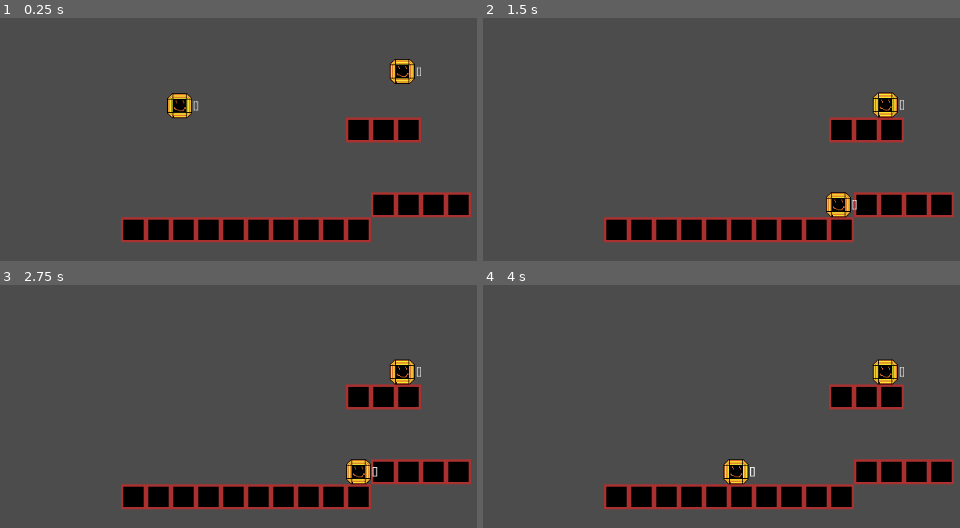
Above: before the commit, frames 1-4 (two rows, left to right).
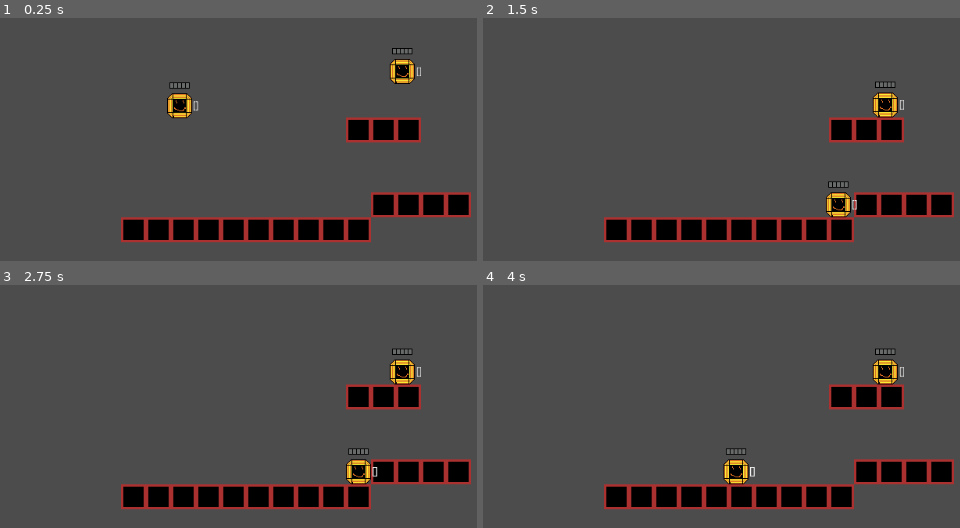
Above: after the commit, the same moments.

Repository: Noahnoah55/Heartjam-2018
Game: Godot game, scene res://Scenes/Levels/TestLevel.tscn
The game is run twice, just before and just after one commit, with the same random seed, the same clock (stepped at 60 frames per second) and the same inputs.
Inputs:
- Up to frame 1 (0.25 s): no input
- Up to frame 2 (1.5 s): hold Right (ui_right) 0.53-1.28 s; hold Down (ui_down) from 1.28 s (still down)
- Up to frame 3 (2.75 s): tap Enter at 2 s; release Down (ui_down) at 2.03 s; hold Right (ui_right) from 2.03 s (still down)
- Up to frame 4 (4 s): tap Space at 2.75 s; release Right (ui_right) at 2.78 s; hold Up (ui_up) 2.78-3.53 s; tap Enter at 3.5 s; hold Left (ui_left) from 3.53 s (still down)

The runs differ from the first frame. In frame 1, 0.2% of the frame differs, in the area x 35-87%, y 12-30%; in frame 2, 0.2%; in frame 3, 0.2%, in the area x 72-87%, y 25-70%; in frame 4, 0.2%.
Error after the commit: Parse Error: The identifier "level" isn't declared in the current scope. (res://Scenes/GameParts/ThirstBar.gd:11)

Commit message:
Base work on thirst meter

Diff:
--- a/Scenes/GameParts/Player.gd
+++ b/Scenes/GameParts/Player.gd
@@ -49,7 +49,7 @@
 	new_bullet.add_to_group(playernumber)
 	level.add_child(new_bullet)
 
-func die():
+func hit():
 	dead = true
 	$tempchar.play('DEAD')
 
@@ -79,7 +79,7 @@
 			$Label.text = 'Registered'
 			if d[i].is_in_group(playernumber) == false:
 				$Label.text = 'Hit'
-				die()
+				hit()
 	if not dead:
 		if Input.is_action_just_pressed(jumpbutton):
 			if jumpsleft > 0:
--- a/Scenes/GameParts/Player.tscn
+++ b/Scenes/GameParts/Player.tscn
@@ -1,8 +1,13 @@
-[gd_scene load_steps=7 format=2]
+[gd_scene load_steps=12 format=2]
 
 [ext_resource path="res://Scenes/GameParts/Player.gd" type="Script" id=1]
 [ext_resource path="res://Scenes/GameParts/Bullet.tscn" type="PackedScene" id=2]
 [ext_resource path="res://Assets/Sprites/PlayerSprites.tres" type="SpriteFrames" id=3]
+[ext_resource path="res://Scenes/GameParts/ThirstBar.gd" type="Script" id=4]
+[ext_resource path="res://Assets/Temp/tempunder.png" type="Texture" id=5]
+[ext_resource path="res://Assets/Temp/tempover.png" type="Texture" id=6]
+[ext_resource path="res://Assets/Temp/tempfill.png" type="Texture" id=7]
+[ext_resource path="res://Assets/Temp/templine.png" type="Texture" id=8]
 
 [sub_resource type="RectangleShape2D" id=3]
 
@@ -86,38 +91,7 @@
 lines_skipped = 0
 max_lines_visible = -1
 
-[node name="TextureProgress" type="TextureProgress" parent="." index="4"]
-
-anchor_left = 0.0
-anchor_top = 0.0
-anchor_right = 0.0
-anchor_bottom = 0.0
-margin_left = -20.0
-margin_top = -56.0
-margin_right = 20.0
-margin_bottom = -16.0
-rect_pivot_offset = Vector2( 0, 0 )
-rect_clip_content = false
-mouse_filter = 1
-mouse_default_cursor_shape = 0
-size_flags_horizontal = 1
-size_flags_vertical = 1
-min_value = 0.0
-max_value = 100.0
-step = 1.0
-page = 0.0
-value = 0.0
-exp_edit = false
-rounded = false
-texture_under = null
-texture_over = null
-texture_progress = null
-radial_fill_degrees = 360.0
-radial_center_offset = Vector2( 0, 0 )
-nine_patch_stretch = false
-_sections_unfolded = [ "Textures" ]
-
-[node name="Hitbox" type="Area2D" parent="." index="5"]
+[node name="Hitbox" type="Area2D" parent="." index="4"]
 
 input_pickable = true
 gravity_vec = Vector2( 0, 1 )
@@ -130,3 +104,210 @@
 [node name="CollisionShape2D" type="CollisionShape2D" parent="Hitbox" index="0"]
 
 shape = SubResource( 1 )
+
+[node name="ThirstBar" type="Control" parent="." index="5"]
+
+anchor_left = 0.0
+anchor_top = 0.0
+anchor_right = 0.0
+anchor_bottom = 0.0
+margin_right = 40.0
+margin_bottom = 40.0
+rect_pivot_offset = Vector2( 0, 0 )
+rect_clip_content = false
+mouse_filter = 0
+mouse_default_cursor_shape = 0
+size_flags_horizontal = 1
+size_flags_vertical = 1
+script = ExtResource( 4 )
+
+[node name="Bar1" type="TextureProgress" parent="ThirstBar" index="0"]
+
+anchor_left = 0.0
+anchor_top = 0.0
+anchor_right = 0.0
+anchor_bottom = 0.0
+margin_left = -12.0
+margin_top = -30.0
+margin_right = -8.0
+margin_bottom = -22.0
+rect_pivot_offset = Vector2( 0, 0 )
+rect_clip_content = false
+mouse_filter = 1
+mouse_default_cursor_shape = 0
+size_flags_horizontal = 1
+size_flags_vertical = 1
+min_value = 0.0
+max_value = 100.0
+step = 1.0
+page = 0.0
+value = 0.0
+exp_edit = false
+rounded = false
+texture_under = ExtResource( 5 )
+texture_over = ExtResource( 6 )
+texture_progress = ExtResource( 7 )
+radial_fill_degrees = 360.0
+radial_center_offset = Vector2( 0, 0 )
+nine_patch_stretch = false
+_sections_unfolded = [ "Textures" ]
+
+[node name="Bar2" type="TextureProgress" parent="ThirstBar" index="1"]
+
+anchor_left = 0.0
+anchor_top = 0.0
+anchor_right = 0.0
+anchor_bottom = 0.0
+margin_left = -7.0
+margin_top = -30.0
+margin_right = -3.0
+margin_bottom = -22.0
+rect_pivot_offset = Vector2( 0, 0 )
+rect_clip_content = false
+mouse_filter = 1
+mouse_default_cursor_shape = 0
+size_flags_horizontal = 1
+size_flags_vertical = 1
+min_value = 0.0
+max_value = 100.0
+step = 1.0
+page = 0.0
+value = 0.0
+exp_edit = false
+rounded = false
+texture_under = ExtResource( 5 )
+texture_over = ExtResource( 6 )
+texture_progress = ExtResource( 7 )
+radial_fill_degrees = 360.0
+radial_center_offset = Vector2( 0, 0 )
+nine_patch_stretch = false
+_sections_unfolded = [ "Textures" ]
+
+[node name="Bar3" type="TextureProgress" parent="ThirstBar" index="2"]
+
+anchor_left = 0.0
+anchor_top = 0.0
+anchor_right = 0.0
+anchor_bottom = 0.0
+margin_left = -2.0
+margin_top = -30.0
+margin_right = 2.0
+margin_bottom = -22.0
+rect_pivot_offset = Vector2( 0, 0 )
+rect_clip_content = false
+mouse_filter = 1
+mouse_default_cursor_shape = 0
+size_flags_horizontal = 1
+size_flags_vertical = 1
+min_value = 0.0
+max_value = 100.0
+step = 1.0
+page = 0.0
+value = 0.0
+exp_edit = false
+rounded = false
+texture_under = ExtResource( 5 )
+texture_over = ExtResource( 6 )
+texture_progress = ExtResource( 7 )
+radial_fill_degrees = 360.0
+radial_center_offset = Vector2( 0, 0 )
+nine_patch_stretch = false
+_sections_unfolded = [ "Textures" ]
+
+[node name="Bar4" type="TextureProgress" parent="ThirstBar" index="3"]
+
+anchor_left = 0.0
+anchor_top = 0.0
+anchor_right = 0.0
+anchor_bottom = 0.0
+margin_left = 3.0
+margin_top = -30.0
+margin_right = 7.0
+margin_bottom = -22.0
+rect_pivot_offset = Vector2( 0, 0 )
+rect_clip_content = false
+mouse_filter = 1
+mouse_default_cursor_shape = 0
+size_flags_horizontal = 1
+size_flags_vertical = 1
+min_value = 0.0
+max_value = 100.0
+step = 1.0
+page = 0.0
+value = 0.0
+exp_edit = false
+rounded = false
+texture_under = ExtResource( 5 )
+texture_over = ExtResource( 6 )
+texture_progress = ExtResource( 7 )
+radial_fill_degrees = 360.0
+radial_center_offset = Vector2( 0, 0 )
+nine_patch_stretch = false
+_sections_unfolded = [ "Textures" ]
+
+[node name="Bar5" type="TextureProgress" parent="ThirstBar" index="4"]
+
+anchor_left = 0.0
+anchor_top = 0.0
+anchor_right = 0.0
+anchor_bottom = 0.0
+margin_left = 8.0
+margin_top = -30.0
+margin_right = 12.0
+margin_bottom = -22.0
+rect_pivot_offset = Vector2( 0, 0 )
+rect_clip_content = false
+mouse_filter = 1
+mouse_default_cursor_shape = 0
+size_flags_horizontal = 1
+size_flags_vertical = 1
+min_value = 0.0
+max_value = 100.0
+step = 1.0
+page = 0.0
+value = 0.0
+exp_edit = false
+rounded = false
+texture_under = ExtResource( 5 )
+texture_over = ExtResource( 6 )
+texture_progress = ExtResource( 7 )
+radial_fill_degrees = 360.0
+radial_center_offset = Vector2( 0, 0 )
+nine_patch_stretch = false
+_sections_unfolded = [ "Textures" ]
+
+[node name="templine" type="Sprite" parent="ThirstBar" index="5"]
+
+position = Vector2( -7.5, -26 )
+texture = ExtResource( 8 )
+_sections_unfolded = [ "Transform" ]
+
+[node name="templine4" type="Sprite" parent="ThirstBar" index="6"]
+
+position = Vector2( 2.5, -26 )
+texture = ExtResource( 8 )
+_sections_unfolded = [ "Transform" ]
+
+[node name="templine5" type="Sprite" parent="ThirstBar" index="7"]
+
+position = Vector2( 7.5, -26 )
+texture = ExtResource( 8 )
+_sections_unfolded = [ "Transform" ]
+
+[node name="templine6" type="Sprite" parent="ThirstBar" index="8"]
+
+position = Vector2( 12.5, -26 )
+texture = ExtResource( 8 )
+_sections_unfolded = [ "Transform" ]
+
+[node name="templine2" type="Sprite" parent="ThirstBar" index="9"]
+
+position = Vector2( -12.5, -26 )
+texture = ExtResource( 8 )
+_sections_unfolded = [ "Transform" ]
+
+[node name="templine3" type="Sprite" parent="ThirstBar" index="10"]
+
+position = Vector2( -2.5, -26 )
+texture = ExtResource( 8 )
+_sections_unfolded = [ "Transform" ]
--- /dev/null
+++ b/Scenes/GameParts/ThirstBar.gd
@@ -0,0 +1,17 @@
+extends Control
+var currentbar = 5
+var drainspeed
+# class member variables go here, for example:
+# var a = 2
+# var b = "textvar"
+
+func _ready():
+	# Called every time the node is added to the scene.
+	# Initialization here
+	level = get_node('/root/Level')
+	level.drainspeed =  drainspeed
+
+#func _process(delta):
+#	# Called every frame. Delta is time since last frame.
+#	# Update game logic here.
+#	pass
Binary file added: Assets/Temp/tempfill.png
Not shown, added: Assets/Temp/tempfill.png.import
Binary file added: Assets/Temp/tempfull.png
Not shown, added: Assets/Temp/tempfull.png.import
Binary file added: Assets/Temp/templine.png
Not shown, added: Assets/Temp/templine.png.import
Binary file added: Assets/Temp/tempover.png
Not shown, added: Assets/Temp/tempover.png.import
Binary file added: Assets/Temp/tempunder.png
Not shown, added: Assets/Temp/tempunder.png.import
